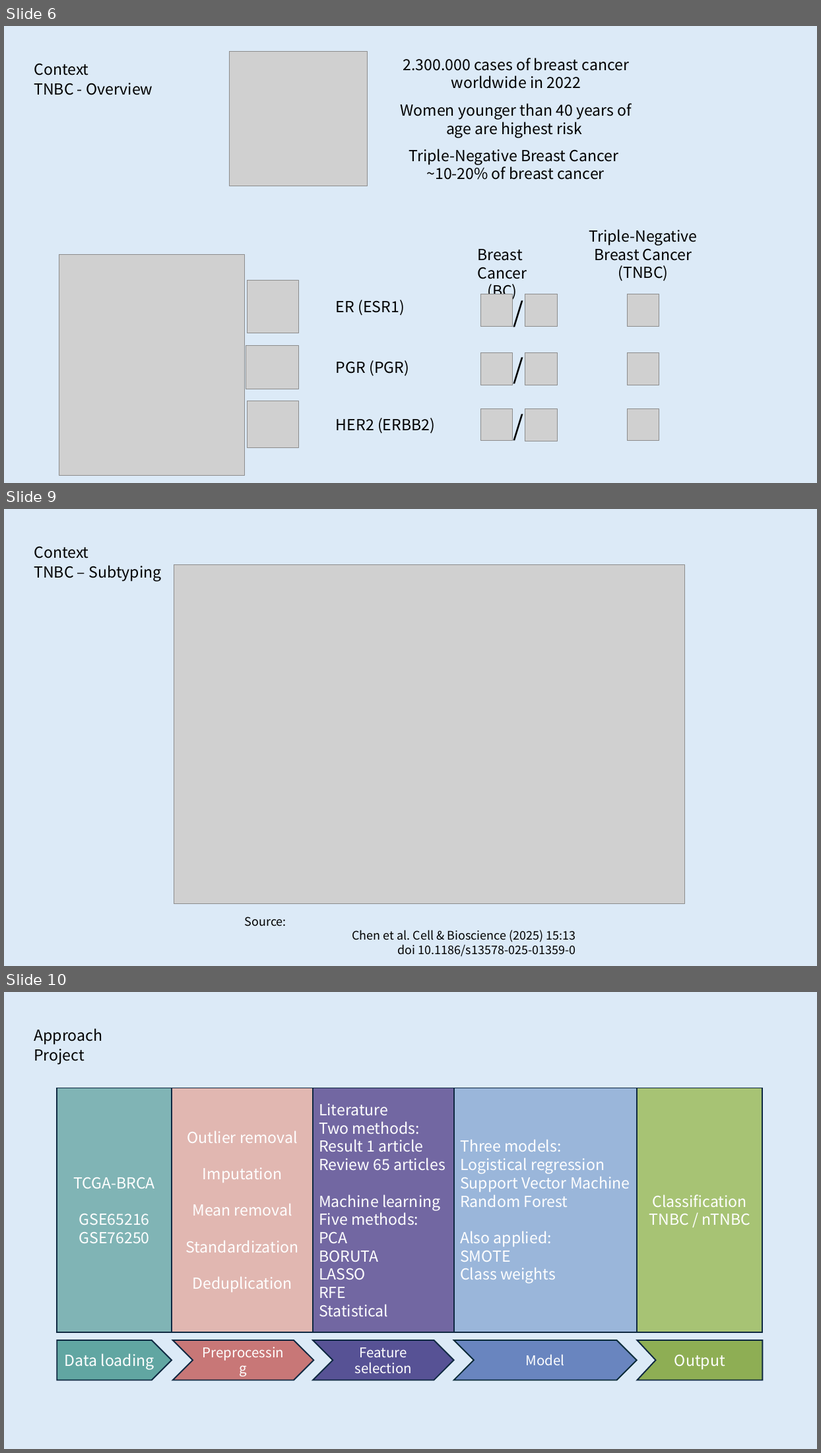
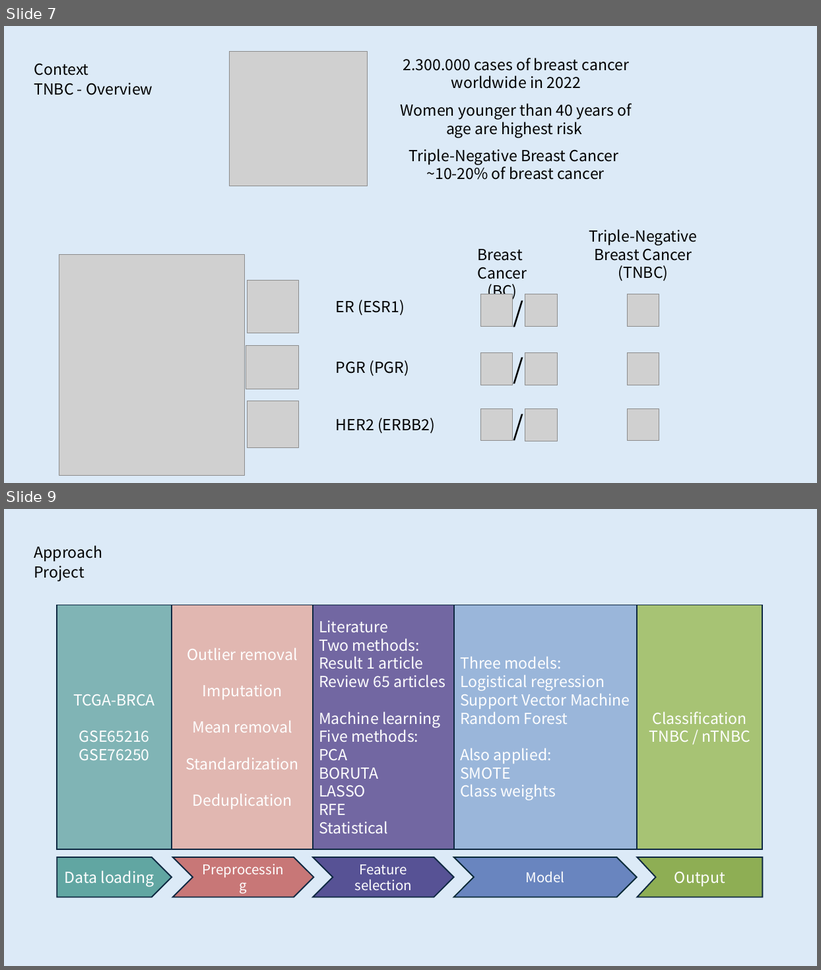
Before and after one commit to rhlt/tnbc, a slide deck: CapstoneProject_FinalPresentation.pptx. Shown one above the other, each under a label of ours: slides 6, 9 and 10 before the commit, slides 7 and 9 after it; the slides between them are not shown. The pictures are 821x1453 and 821x970 pixels, drawn with LibreOffice and Linux fonts; fonts in the diff are those of the drawing; grey boxes stand for pictures. Boxes give left, top, right and bottom in pixels: in the first picture for what was removed or moved away, otherwise in the second. Text is boxed around its words. In the diff, an @@ line names an element or a change of style, - is before the commit and + after.

```diff
--- a/CapstoneProject_FinalPresentation.pptx
+++ b/CapstoneProject_FinalPresentation.pptx
@@ slide 9 removed at box(4, 509, 817, 966), background #DCEAF7 @@
@@ text removed at box(34, 546, 88, 559) @@
-Context
@@ text removed at box(34, 565, 161, 582) @@
-TNBC – Subtyping
@@ picture removed at box(174, 564, 685, 904) @@
@@ text removed at box(245, 917, 576, 957) @@
-Source:
-Chen et al. Cell & Bioscience (2025) 15:13
-doi 10.1186/s13578-025-01359-0
@@ what was slide 6 is now slide 7 @@
@@ what was slide 10 is now slide 9 @@
```
Also in this commit, not shown: 3 slides changed, 1 slide added, 1 other slide removed.
